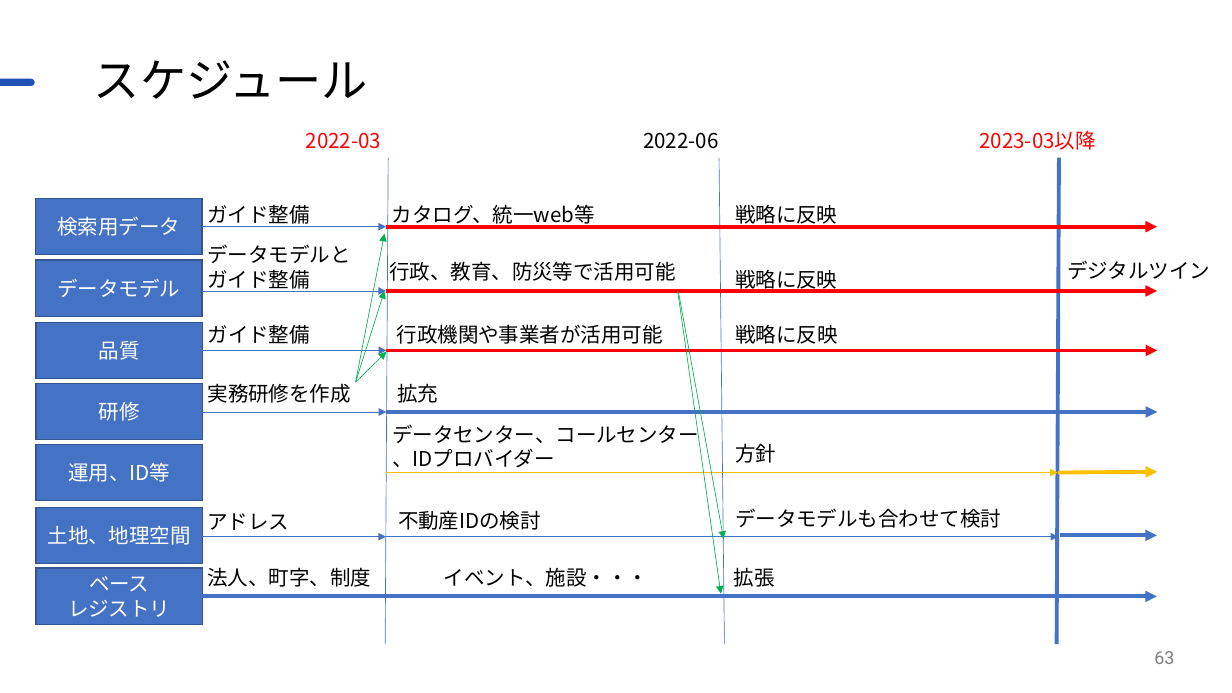
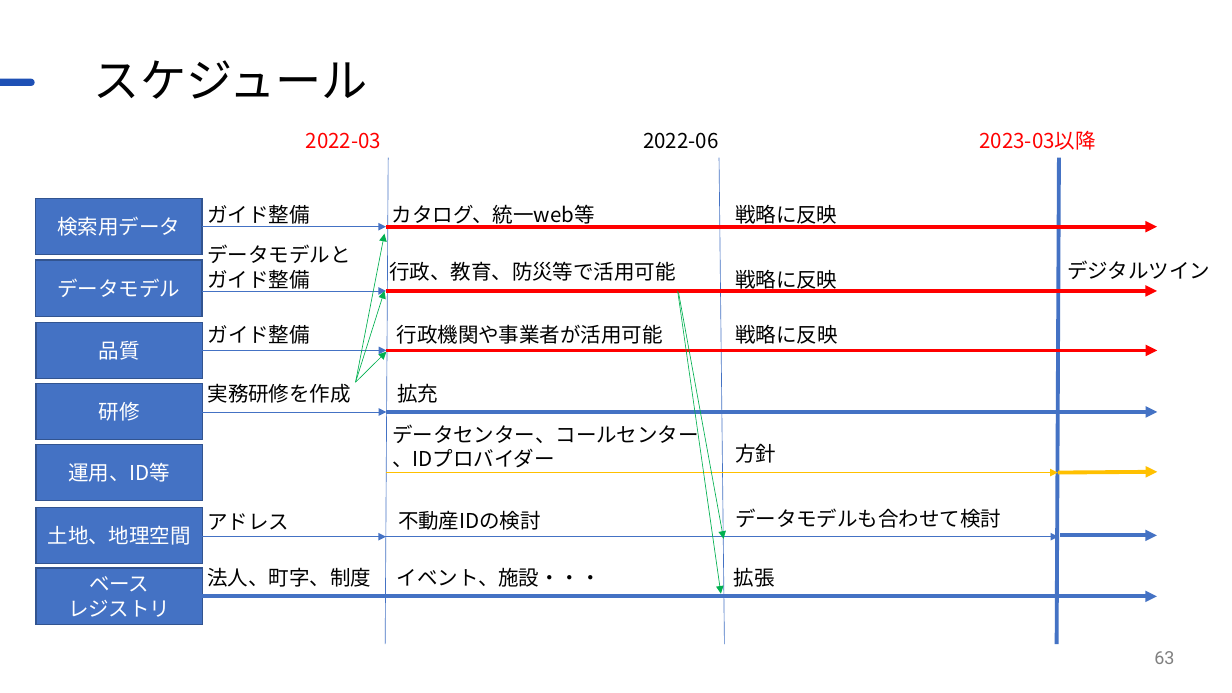
Before and after one commit to JDA-DM/GIF, a slide deck: slide 63 of 410_全体説明/412_GIF説明資料_詳細版.pptx. Drawn at 1232x693 pixels with LibreOffice and Linux fonts; fonts in the diff are those of the drawing; background and template pictures are left out. Boxes give left, top, right and bottom in pixels: in the first picture for what was removed or moved away, otherwise in the second. Text is boxed around its words. In the diff, an @@ line names an element or a change of style, - is before the commit and + after.

```diff
--- a/410_全体説明/412_GIF説明資料_詳細版.pptx
+++ b/410_全体説明/412_GIF説明資料_詳細版.pptx
@@ text "イベント、施設・・・": place and size @@
-text "イベント、施設・・・" at bbox=[444, 567, 648, 587]
+text "イベント、施設・・・" at bbox=[397, 567, 601, 587]
```
Also in this commit, not shown: 1 other slide changed, 48 other files.
